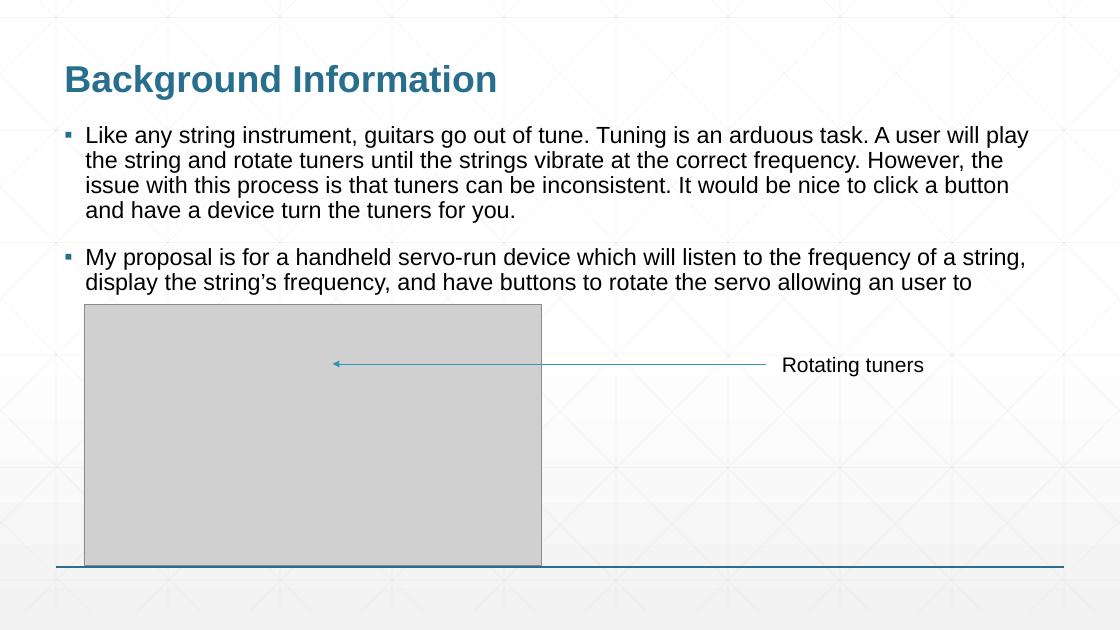
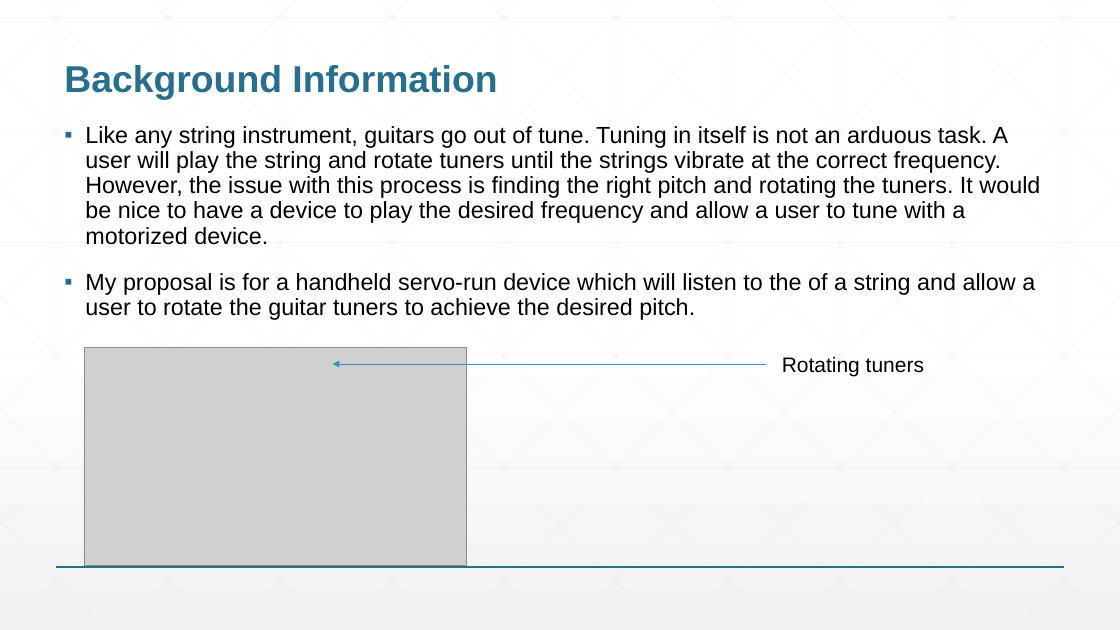
Before and after one commit to callumparks/ENGI301, a slide deck: slide 2 of ENGI301_project_proposal.pptx. Drawn at 1120x630 pixels with LibreOffice and Linux fonts; fonts in the diff are those of the drawing; grey boxes stand for pictures. Boxes give left, top, right and bottom in pixels: in the first picture for what was removed or moved away, otherwise in the second. Text is boxed around its words. In the diff, an @@ line names an element or a change of style, - is before the commit and + after.

```diff
--- a/ENGI301_project_proposal.pptx
+++ b/ENGI301_project_proposal.pptx
@@ text at [85, 126, 1040, 320]: text changed @@
-▪ Like any string instrument, guitars go out of tune. Tuning is an arduous task. A user will play the string and rotate tuners until the strings vibrate at the correct frequency. However, the issue with this process is that tuners can be inconsistent. It would be nice to click a button and have a device turn the tuners for you.
-▪ My proposal is for a handheld servo-run device which will listen to the frequency of a string, display the string’s frequency, and have buttons to rotate the servo allowing an user to
+▪ Like any string instrument, guitars go out of tune. Tuning in itself is not an arduous task. A user will play the string and rotate tuners until the strings vibrate at the correct frequency. However, the issue with this process is finding the right pitch and rotating the tuners. It would be nice to have a device to play the desired frequency and allow a user to tune with a motorized device.
+▪ My proposal is for a handheld servo-run device which will listen to the of a string and allow a user to rotate the guitar tuners to achieve the desired pitch.
@@ picture: place and size @@
-picture at [84, 304, 541, 565]
+picture at [84, 347, 466, 565]
```
Also in this commit, not shown: 4 other slides changed, 1 slide removed.
